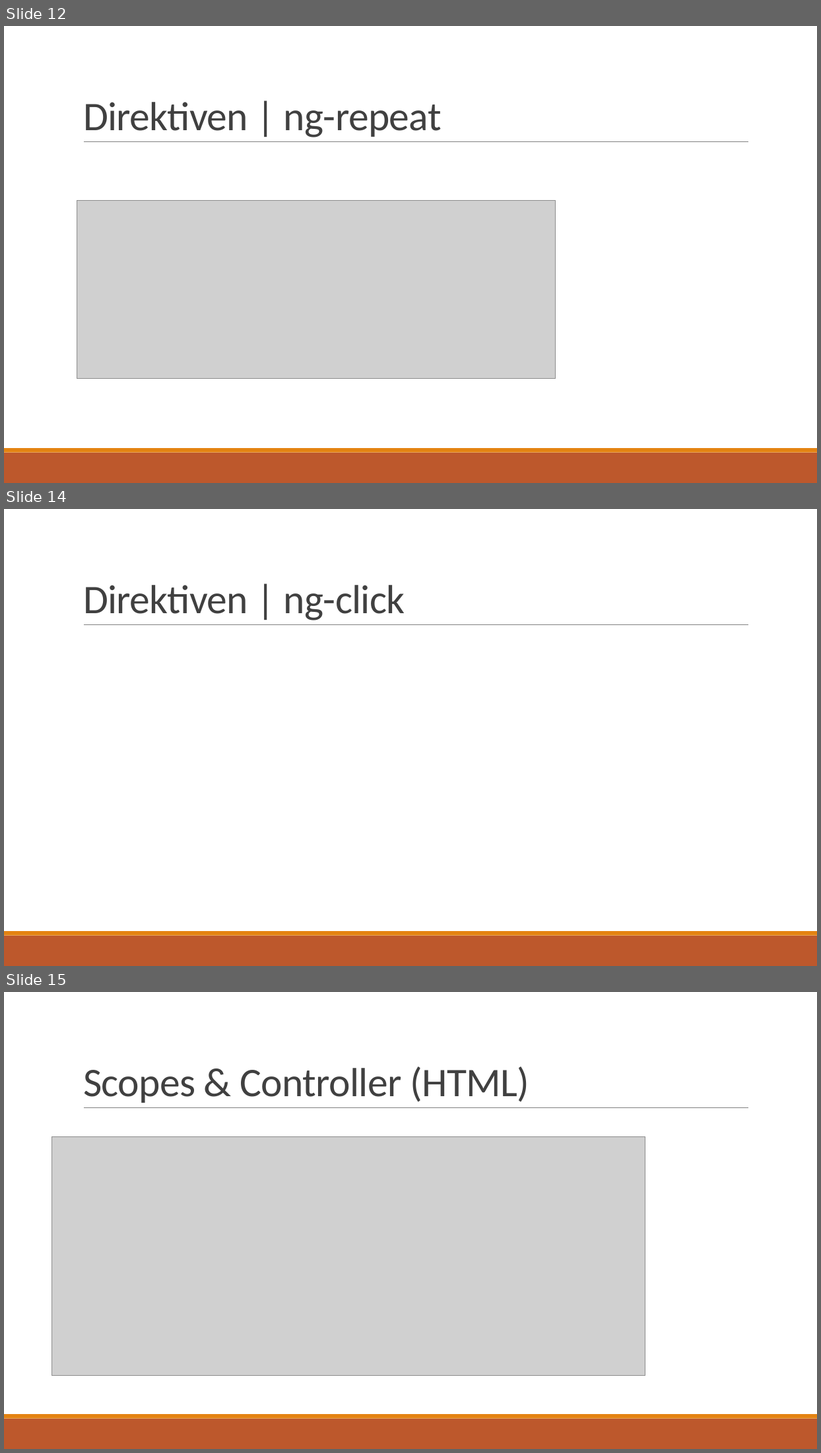
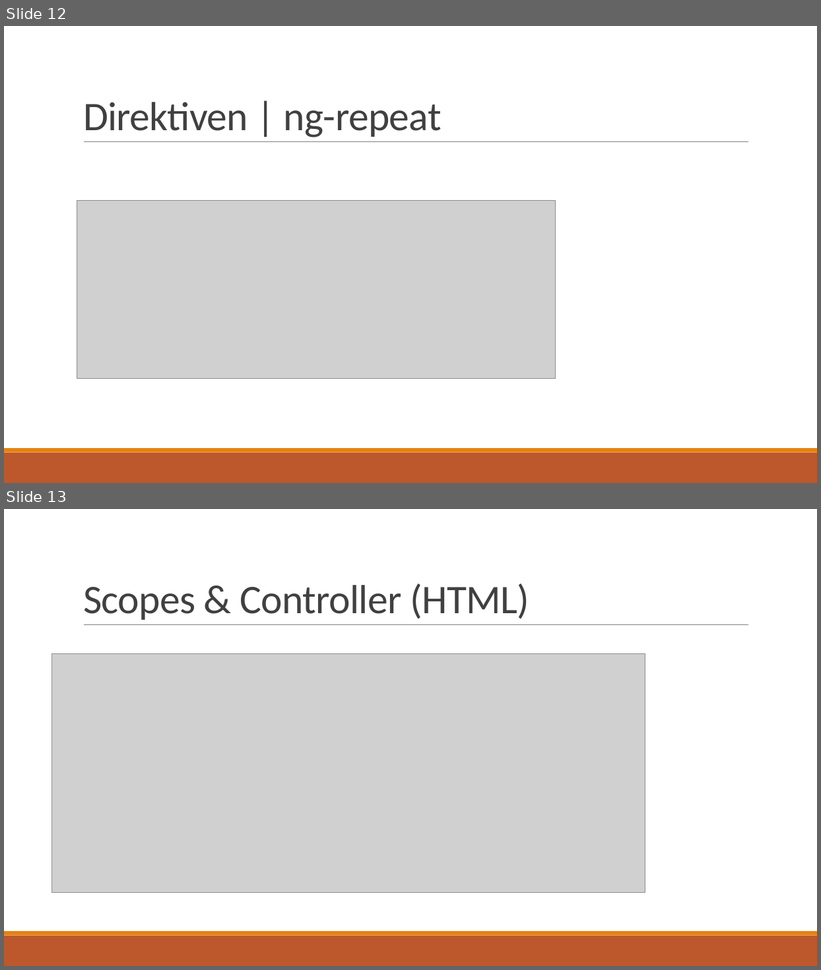
Before and after one commit to ptreyer/AngularJS, a slide deck: presentation/AngularJS.pptx. Shown one above the other, each under a label of ours: slides 12, 14 and 15 before the commit, slides 12 and 13 after it; the slides between them are not shown. The pictures are 821x1453 and 821x970 pixels, drawn with LibreOffice and Linux fonts; fonts in the diff are those of the drawing; grey boxes stand for pictures. Boxes give left, top, right and bottom in pixels: in the first picture for what was removed or moved away, otherwise in the second. Text is boxed around its words. In the diff, an @@ line names an element or a change of style, - is before the commit and + after.

```diff
--- a/presentation/AngularJS.pptx
+++ b/presentation/AngularJS.pptx
@@ slide 14 removed at (x1=4, y1=509, x2=817, y2=966), background #FFFFFF; not listed: 3 template elements that a slide beside it also shows @@
@@ title removed at (x1=83, y1=585, x2=405, y2=621) @@
-Direktiven | ng-click
@@ what was slide 15 is now slide 13 @@
```
Also in this commit, not shown: 3 other slides removed, 9 other files.
